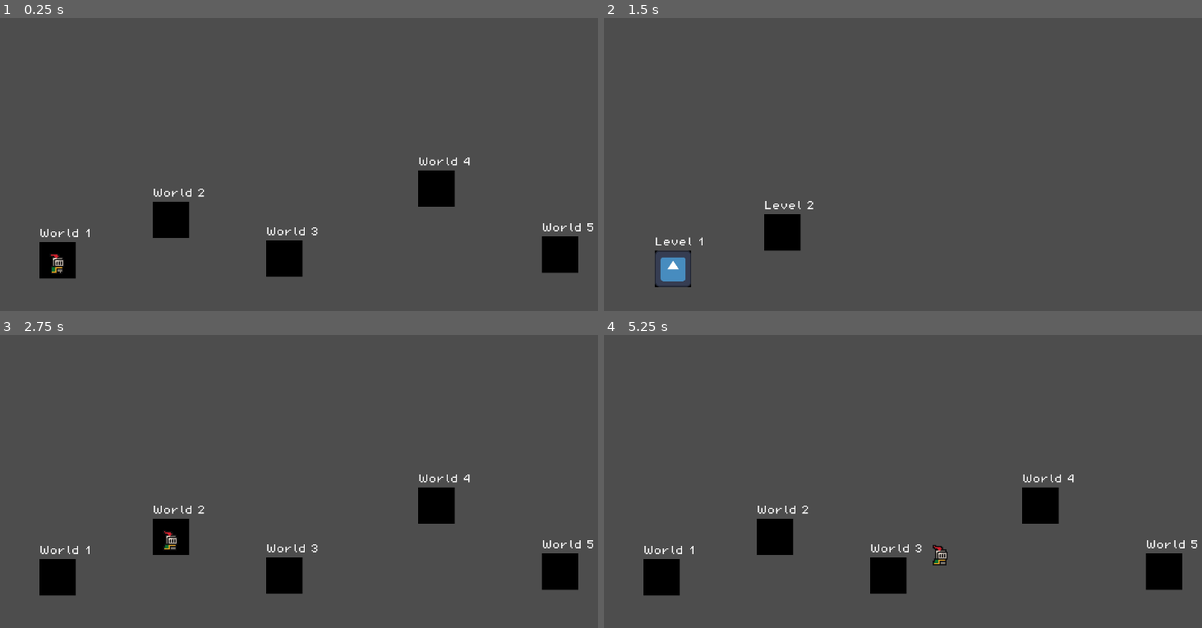
Above: before the commit, frames 1-4 (two rows, left to right).
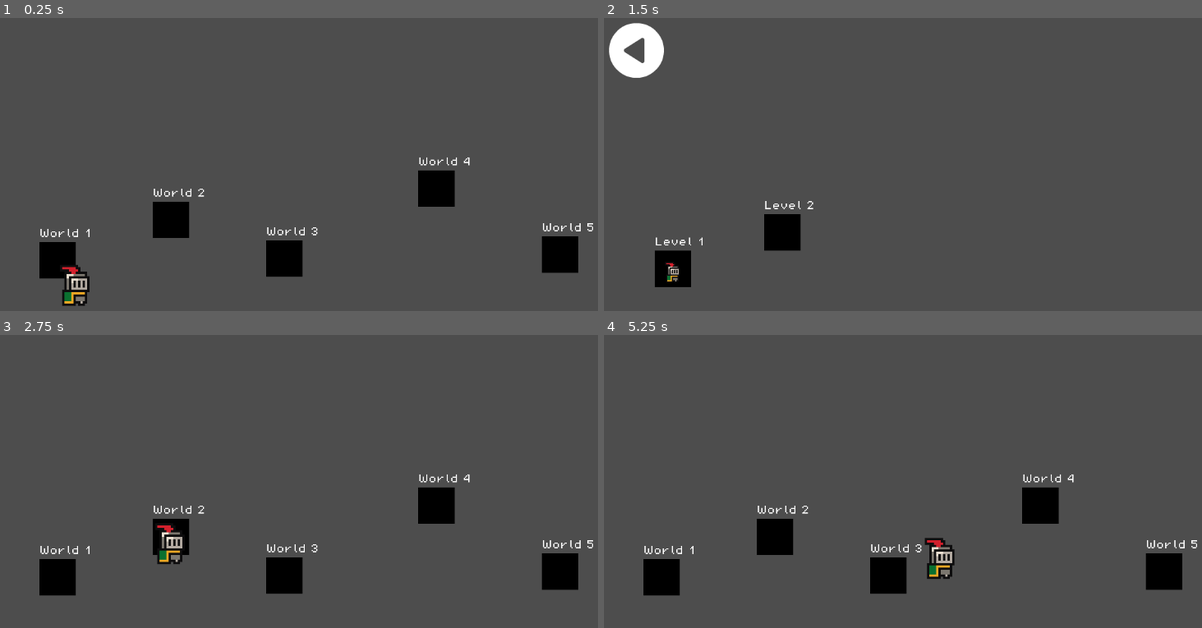
Above: after the commit, the same moments.

Repository: fffan64/first-godot-game
Game: Godot game, scene res://scenes/world_select/world_select.tscn
The game is run twice, just before and just after one commit, with the same random seed, the same clock (stepped at 60 frames per second) and the same inputs. The engine's default icon, where the game draws it, is replaced by a stand-in: a white triangle on a blue panel in a dark square.
Inputs (mouse positions are in pixels of both pictures, inside the frame that each line leads up to):
- Up to frame 1 (0.25 s): no input
- Up to frame 2 (1.5 s): move the mouse to (1052, 161) at 0.52 s; hold Right (move_right) 0.53-1.25 s; hold Shift (dash) 0.53-1.25 s; tap Space (jump) at 0.77, 1.07 s; click (1052, 161) at 0.8 s; drag from (777, 199) to (879, 252) at 1.27 s
- Up to frame 3 (2.75 s): move the mouse to (370, 417) at 2.02 s; hold Left (move_left) from 2.03 s (still down); hold Space (jump) from 2.03 s (still down); click (370, 417) at 2.17 s; tap Shift (dash) at 2.3 s
- Up to frame 4 (5.25 s): release Left (move_left) at 2.75 s; release Space (jump) at 2.75 s; drag from (879, 569) to (711, 440) at 2.77 s; move the mouse to (1106, 551) at 3.52 s; hold Right (move_right) 3.53-4.25 s; hold Space (jump) 3.53-4.25 s; tap 1 (shaderVHS) at 3.6 s; click (1106, 551) at 3.67 s; drag from (711, 440) to (813, 405) at 4.27 s; move the mouse to (944, 496) at 5.02 s; hold Right (move_right) from 5.03 s (still down); hold Shift (dash) from 5.03 s (still down)

The runs differ from the first frame. In frame 1, 0.6% of the frame differs, in the area x 8-15%, y 80-99%; in frame 2, 2.0%, in the area x 0-15%, y 1-92%; in frame 3, 0.4%; in frame 4, 0.5%.

Commit message:
feat: better world and level selection

Diff:
--- a/game_src/project.godot
+++ b/game_src/project.godot
@@ -71,6 +71,11 @@
 "events": [Object(InputEventKey,"resource_local_to_scene":false,"resource_name":"","device":-1,"window_id":0,"alt_press …(182 unchanged characters)…
 ]
 }
+press={
+"deadzone": 0.5,
+"events": [Object(InputEventMouseButton,"resource_local_to_scene":false,"resource_name":"","device":-1,"window_id":0,"alt_pressed":false,"shift_pressed":false,"ctrl_pressed":false,"meta_pressed":false,"button_mask":1,"position":Vector2(161, 19),"global_position":Vector2(165, 60),"factor":1.0,"button_index":1,"canceled":false,"pressed":true,"double_click":false,"script":null)
+]
+}
 
 [rendering]
 
--- a/game_src/scenes/world_select/level_icon.tscn
+++ b/game_src/scenes/world_select/level_icon.tscn
@@ -11,7 +11,10 @@
 gradient = SubResource("Gradient_2lrwr")
 width = 64
 
+[sub_resource type="RectangleShape2D" id="RectangleShape2D_fyfsy"]
+
 [node name="LevelIcon" type="Control"]
+process_mode = 4
 layout_mode = 3
 anchors_preset = 0
 offset_left = 132.0
@@ -27,10 +30,23 @@
 offset_right = 40.0
 theme_override_fonts/font = ExtResource("2_rwiul")
 theme_override_font_sizes/font_size = 16
-text = "World 1"
+text = "Level 1"
 
 [node name="TextureRect" type="TextureRect" parent="."]
 layout_mode = 0
 offset_right = 64.0
 offset_bottom = 64.0
+mouse_filter = 2
 texture = SubResource("GradientTexture1D_myu55")
+
+[node name="Control" type="Control" parent="."]
+anchors_preset = 0
+offset_right = 40.0
+offset_bottom = 40.0
+
+[node name="Button" type="TouchScreenButton" parent="Control"]
+position = Vector2(32, 32)
+scale = Vector2(6, 6)
+shape = SubResource("RectangleShape2D_fyfsy")
+action = "jump"
+visibility_mode = 1
--- a/game_src/scenes/world_select/level_select.tscn
+++ b/game_src/scenes/world_select/level_select.tscn
@@ -4,10 +4,7 @@
 [ext_resource type="PackedScene" uid="uid://bu5yetb4nw650" path="res://scenes/world_select/level_icon.tscn" id="1_tp32g"]
 [ext_resource type="Texture2D" uid="uid://cajbwcjoy46i" path="res://assets/sprites/knight.png" id="3_cjqo2"]
 [ext_resource type="Script" path="res://scripts/animated_texture_rect.gd" id="4_sw7vh"]
-
-[sub_resource type="AtlasTexture" id="AtlasTexture_nl4jx"]
-atlas = ExtResource("3_cjqo2")
-region = Rect2(0, 0, 32, 32)
+[ext_resource type="Texture2D" uid="uid://jd50uvl6nl7m" path="res://assets/sprites/switch_left.png" id="5_8u0hj"]
 
 [sub_resource type="AtlasTexture" id="AtlasTexture_w6hob"]
 atlas = ExtResource("3_cjqo2")
@@ -131,14 +128,24 @@
 next_level_left = NodePath("../5")
 
 [node name="PlayerIcon" type="TextureRect" parent="."]
+layout_mode = 0
 offset_right = 64.0
 offset_bottom = 64.0
+scale = Vector2(2, 2)
 pivot_offset = Vector2(32, 32)
-texture = SubResource("AtlasTexture_nl4jx")
-expand_mode = 2
+mouse_filter = 2
+texture = SubResource("AtlasTexture_w6hob")
 script = ExtResource("4_sw7vh")
 sprites = SubResource("SpriteFrames_q8xkt")
 autoplay = true
 Animation = "default"
 Frame = 0
 "Speed Scale" = 1.0
+
+[node name="TextureButton" type="TouchScreenButton" parent="."]
+position = Vector2(32, 32)
+texture_normal = ExtResource("5_8u0hj")
+action = "dash"
+visibility_mode = 1
+
+[connection signal="pressed" from="TextureButton" to="." method="_on_texture_button_pressed"]
--- a/game_src/scenes/world_select/level_select_2.tscn
+++ b/game_src/scenes/world_select/level_select_2.tscn
@@ -1,8 +1,46 @@
-[gd_scene load_steps=4 format=3 uid="uid://dcyy4clc45qd4"]
+[gd_scene load_steps=11 format=3 uid="uid://dcyy4clc45qd4"]
 
 [ext_resource type="Script" path="res://scripts/level_select.gd" id="1_3v5go"]
 [ext_resource type="PackedScene" uid="uid://bu5yetb4nw650" path="res://scenes/world_select/level_icon.tscn" id="2_7ao5m"]
-[ext_resource type="PackedScene" uid="uid://bgwnx03qnmqoj" path="res://scenes/world_select/player_icon.tscn" id="3_0t0x5"]
+[ext_resource type="Texture2D" uid="uid://cajbwcjoy46i" path="res://assets/sprites/knight.png" id="3_pif2v"]
+[ext_resource type="Script" path="res://scripts/animated_texture_rect.gd" id="4_c7wob"]
+[ext_resource type="Texture2D" uid="uid://jd50uvl6nl7m" path="res://assets/sprites/switch_left.png" id="5_irq55"]
+
+[sub_resource type="AtlasTexture" id="AtlasTexture_w6hob"]
+atlas = ExtResource("3_pif2v")
+region = Rect2(0, 0, 32, 32)
+
+[sub_resource type="AtlasTexture" id="AtlasTexture_depus"]
+atlas = ExtResource("3_pif2v")
+region = Rect2(32, 0, 32, 32)
+
+[sub_resource type="AtlasTexture" id="AtlasTexture_ltn7h"]
+atlas = ExtResource("3_pif2v")
+region = Rect2(64, 0, 32, 32)
+
+[sub_resource type="AtlasTexture" id="AtlasTexture_rmyrl"]
+atlas = ExtResource("3_pif2v")
+region = Rect2(96, 0, 32, 32)
+
+[sub_resource type="SpriteFrames" id="SpriteFrames_f2i5n"]
+animations = [{
+"frames": [{
+"duration": 1.0,
+"texture": SubResource("AtlasTexture_w6hob")
+}, {
+"duration": 1.0,
+"texture": SubResource("AtlasTexture_depus")
+}, {
+"duration": 1.0,
+"texture": SubResource("AtlasTexture_ltn7h")
+}, {
+"duration": 1.0,
+"texture": SubResource("AtlasTexture_rmyrl")
+}],
+"loop": true,
+"name": &"default",
+"speed": 15.0
+}]
 
 [node name="LevelSelect" type="Control"]
 layout_mode = 3
@@ -18,19 +56,33 @@
 offset_top = 448.0
 offset_right = 192.0
 offset_bottom = 512.0
-next_scene_path = null
 next_level_right = NodePath("../2")
 
-[node name="2" parent="." node_paths=PackedStringArray("next_level_up", "next_level_left", "next_level_right") instance=ExtResource("2_7ao5m")]
+[node name="2" parent="." node_paths=PackedStringArray("next_level_left") instance=ExtResource("2_7ao5m")]
 offset_left = 320.0
 offset_top = 384.0
 offset_right = 384.0
 offset_bottom = 448.0
 level_name = "2"
-next_scene_path = null
-next_level_up = NodePath("")
 next_level_left = NodePath("../1")
-next_level_right = NodePath("")
 
-[node name="PlayerIcon" parent="." instance=ExtResource("3_0t0x5")]
+[node name="PlayerIcon" type="TextureRect" parent="."]
 layout_mode = 0
+offset_right = 64.0
+offset_bottom = 64.0
+pivot_offset = Vector2(32, 32)
+mouse_filter = 2
+texture = SubResource("AtlasTexture_w6hob")
+expand_mode = 2
+script = ExtResource("4_c7wob")
+sprites = SubResource("SpriteFrames_f2i5n")
+autoplay = true
+Animation = "default"
+Frame = 0
+"Speed Scale" = 1.0
+
+[node name="TextureButton" type="TouchScreenButton" parent="."]
+position = Vector2(32, 32)
+texture_normal = ExtResource("5_irq55")
+action = "dash"
+visibility_mode = 1
--- a/game_src/scenes/world_select/world_icon.tscn
+++ b/game_src/scenes/world_select/world_icon.tscn
@@ -1,7 +1,8 @@
-[gd_scene load_steps=5 format=3 uid="uid://b7xv5el5incc"]
+[gd_scene load_steps=7 format=3 uid="uid://b7xv5el5incc"]
 
 [ext_resource type="Script" path="res://scripts/world_icon.gd" id="1_4h7ba"]
 [ext_resource type="FontFile" uid="uid://dam3qndfjagyb" path="res://assets/fonts/PixelOperator8.ttf" id="1_rvssp"]
+[ext_resource type="PackedScene" uid="uid://d2lev4hrwxw3u" path="res://scenes/world_select/level_select.tscn" id="2_evr1k"]
 
 [sub_resource type="Gradient" id="Gradient_2lrwr"]
 offsets = PackedFloat32Array(0)
@@ -11,18 +12,22 @@
 gradient = SubResource("Gradient_2lrwr")
 width = 64
 
+[sub_resource type="RectangleShape2D" id="RectangleShape2D_o4dfr"]
+
 [node name="WorldIcon" type="Control"]
+process_mode = 4
 layout_mode = 3
 anchors_preset = 0
 offset_right = 64.0
 offset_bottom = 64.0
 pivot_offset = Vector2(32, 32)
 script = ExtResource("1_4h7ba")
+level_select_packed = ExtResource("2_evr1k")
 
 [node name="Label" type="Label" parent="."]
 layout_mode = 0
 offset_top = -23.0
-offset_right = 40.0
+offset_right = 92.0
 theme_override_fonts/font = ExtResource("1_rvssp")
 theme_override_font_sizes/font_size = 16
 text = "World 1"
@@ -31,4 +36,18 @@
 layout_mode = 0
 offset_right = 64.0
 offset_bottom = 64.0
+mouse_filter = 2
 texture = SubResource("GradientTexture1D_myu55")
+
+[node name="Control" type="Control" parent="."]
+layout_mode = 1
+anchors_preset = 0
+offset_right = 64.0
+offset_bottom = 64.0
+
+[node name="Button" type="TouchScreenButton" parent="Control"]
+position = Vector2(32, 32)
+scale = Vector2(6, 6)
+shape = SubResource("RectangleShape2D_o4dfr")
+action = "jump"
+visibility_mode = 1
--- a/game_src/scenes/world_select/world_select.tscn
+++ b/game_src/scenes/world_select/world_select.tscn
@@ -1,8 +1,7 @@
-[gd_scene load_steps=12 format=3 uid="uid://ctqw23nwrtrnv"]
+[gd_scene load_steps=11 format=3 uid="uid://ctqw23nwrtrnv"]
 
 [ext_resource type="Script" path="res://scripts/world_select.gd" id="1_mhxpq"]
 [ext_resource type="PackedScene" uid="uid://b7xv5el5incc" path="res://scenes/world_select/world_icon.tscn" id="1_mu24f"]
-[ext_resource type="PackedScene" uid="uid://d2lev4hrwxw3u" path="res://scenes/world_select/level_select.tscn" id="3_po0g0"]
 [ext_resource type="PackedScene" uid="uid://dcyy4clc45qd4" path="res://scenes/world_select/level_select_2.tscn" id="4_8tes3"]
 [ext_resource type="Texture2D" uid="uid://cajbwcjoy46i" path="res://assets/sprites/knight.png" id="5_ifq1d"]
 [ext_resource type="Script" path="res://scripts/animated_texture_rect.gd" id="6_xqe6l"]
@@ -57,7 +56,6 @@
 offset_top = 433.0
 offset_right = 172.0
 offset_bottom = 497.0
-level_select_packed = ExtResource("3_po0g0")
 
 [node name="WorldIcon2" parent="." instance=ExtResource("1_mu24f")]
 offset_left = 307.0
@@ -73,7 +71,6 @@
 offset_right = 570.0
 offset_bottom = 494.0
 world_index = 3
-level_select_packed = ExtResource("3_po0g0")
 
 [node name="WorldIcon4" parent="." instance=ExtResource("1_mu24f")]
 offset_left = 773.0
@@ -81,7 +78,6 @@
 offset_right = 837.0
 offset_bottom = 371.0
 world_index = 4
-level_select_packed = ExtResource("3_po0g0")
 
 [node name="WorldIcon5" parent="." instance=ExtResource("1_mu24f")]
 offset_left = 990.0
@@ -89,13 +85,14 @@
 offset_right = 1054.0
 offset_bottom = 487.0
 world_index = 5
-level_select_packed = ExtResource("3_po0g0")
 
 [node name="PlayerIcon" type="TextureRect" parent="."]
 layout_mode = 0
 offset_right = 64.0
 offset_bottom = 64.0
+scale = Vector2(2, 2)
 pivot_offset = Vector2(32, 32)
+mouse_filter = 2
 texture = SubResource("AtlasTexture_w6hob")
 expand_mode = 2
 script = ExtResource("6_xqe6l")
--- a/game_src/scripts/animated_texture_rect.gd
+++ b/game_src/scripts/animated_texture_rect.gd
@@ -27,6 +27,9 @@
 func _exit_tree():
 	playing = false
 	paused = false
+
+func _enter_tree():
+	_ready()
 
 func _get_property_list():
 	var properties = []
--- a/game_src/scripts/level_icon.gd
+++ b/game_src/scripts/level_icon.gd
@@ -10,6 +10,7 @@
 @export var next_level_right: LevelIcon
 
 func _ready():
+	process_mode = Node.PROCESS_MODE_DISABLED
 	$Label.text = "Level " + str(level_name)
 
 
--- a/game_src/scripts/level_select.gd
+++ b/game_src/scripts/level_select.gd
@@ -5,24 +5,82 @@
 var parent_world_select: Node
 var move_tween: Tween
 
+var lengthSwipe = 80
+var startPosSwipe: Vector2
+var curPosSwipe: Vector2
+var swiping = false
+
+var thresholdSwipe = 10
+
 func _ready():
 	$PlayerIcon.global_position = current_level.global_position
+	current_level.process_mode = Node.PROCESS_MODE_INHERIT
+
+func _process(delta):
+	if Input.is_action_just_pressed("press"):
+		if !swiping:
+			swiping = true
+			startPosSwipe = get_global_mouse_position()
+	if Input.is_action_pressed("press"):
+		if swiping:
+			curPosSwipe = get_global_mouse_position()
+			if startPosSwipe.distance_to(curPosSwipe) >= lengthSwipe:
+				var bDirRight = startPosSwipe.x - curPosSwipe.x < 0
+				var bDirDown = startPosSwipe.y - curPosSwipe.y < 0
+				if abs(startPosSwipe.y - curPosSwipe.y) <= thresholdSwipe:
+					if bDirRight:
+						print_debug("Horizontal Swipe Right !")
+						var event = InputEventAction.new()
+						event.action = "move_right"
+						event.pressed = true
+						Input.parse_input_event(event)
+					else:
+						print_debug("Horizontal Swipe Left !")
+						var event = InputEventAction.new()
+						event.action = "move_left"
+						event.pressed = true
+						Input.parse_input_event(event)
+					swiping = false
+				elif abs(startPosSwipe.x - curPosSwipe.x) <= thresholdSwipe:
+					if bDirDown:
+						print_debug("Vertical Swipe Down !")
+						var event = InputEventAction.new()
+						event.action = "move_down"
+						event.pressed = true
+						Input.parse_input_event(event)
+					else:
+						print_debug("Vertical Swipe Up !")
+						var event = InputEventAction.new()
+						event.action = "move_up"
+						event.pressed = true
+						Input.parse_input_event(event)
+					swiping = false
+	else:
+		swiping = false
 
 func _input(event):
 	if move_tween and move_tween.is_running():
 		return
 
 	if event.is_action_pressed("move_left") and current_level.next_level_left:
+		current_level.process_mode = Node.PROCESS_MODE_DISABLED
 		current_level = current_level.next_level_left
+		current_level.process_mode = Node.PROCESS_MODE_INHERIT
 		tween_icon()
 	if event.is_action_pressed("move_right") and current_level.next_level_right:
+		current_level.process_mode = Node.PROCESS_MODE_DISABLED
 		current_level = current_level.next_level_right
+		current_level.process_mode = Node.PROCESS_MODE_INHERIT
 		tween_icon()
 	if event.is_action_pressed("move_up") and current_level.next_level_up:
+		current_level.process_mode = Node.PROCESS_MODE_DISABLED
 		current_level = current_level.next_level_up
+		current_level.process_mode = Node.PROCESS_MODE_INHERIT
 		tween_icon()
 	if event.is_action_pressed("move_down") and current_level.next_level_down:
+		current_level.process_mode = Node.PROCESS_MODE_DISABLED
 		current_level = current_level.next_level_down
+		current_level.process_mode = Node.PROCESS_MODE_INHERIT
 		tween_icon()
 
 	if event.is_action_pressed("dash"):
@@ -36,4 +94,11 @@
 
 func tween_icon():
 	move_tween = get_tree().create_tween()
-	move_tween.tween_property($PlayerIcon, "global_position", current_level.global_position, 0.5).set_trans(Tween.TRANS_SINE)
+	move_tween.tween_property($PlayerIcon, "position", current_level.global_position, 0.5).set_trans(Tween.TRANS_SINE)
+
+
+func _on_texture_button_pressed():
+	var event = InputEventAction.new()
+	event.action = "dash"
+	event.pressed = true
+	Input.parse_input_event(event)
--- a/game_src/scripts/world_icon.gd
+++ b/game_src/scripts/world_icon.gd
@@ -6,6 +6,7 @@
 @onready var level_select_scene: LevelSelect = level_select_packed.instantiate()
 
 func _ready():
+	process_mode = Node.PROCESS_MODE_DISABLED
 	$Label.text = "World " + str(world_index)
 
 
--- a/game_src/scripts/world_select.gd
+++ b/game_src/scripts/world_select.gd
@@ -4,19 +4,73 @@
 var current_world: int = 0
 var move_tween: Tween
 
+var lengthSwipe = 80
+var startPosSwipe: Vector2
+var curPosSwipe: Vector2
+var swiping = false
+
+var thresholdSwipe = 10
+
 func _ready():
 	$PlayerIcon.global_position = worlds[current_world].global_position
+	(worlds[current_world] as Control).process_mode = Node.PROCESS_MODE_INHERIT
+
+func _process(delta):
+	if Input.is_action_just_pressed("press"):
+		if !swiping:
+			swiping = true
+			startPosSwipe = get_global_mouse_position()
+	if Input.is_action_pressed("press"):
+		if swiping:
+			curPosSwipe = get_global_mouse_position()
+			if startPosSwipe.distance_to(curPosSwipe) >= lengthSwipe:
+				var bDirRight = startPosSwipe.x - curPosSwipe.x < 0
+				var bDirDown = startPosSwipe.y - curPosSwipe.y < 0
+				if abs(startPosSwipe.y - curPosSwipe.y) <= thresholdSwipe:
+					if bDirRight:
+						print_debug("Horizontal Swipe Right !")
+						var event = InputEventAction.new()
+						event.action = "move_right"
+						event.pressed = true
+						Input.parse_input_event(event)
+					else:
+						print_debug("Horizontal Swipe Left !")
+						var event = InputEventAction.new()
+						event.action = "move_left"
+						event.pressed = true
+						Input.parse_input_event(event)
+					swiping = false
+				elif abs(startPosSwipe.x - curPosSwipe.x) <= thresholdSwipe:
+					if bDirDown:
+						print_debug("Vertical Swipe Down !")
+						var event = InputEventAction.new()
+						event.action = "move_down"
+						event.pressed = true
+						Input.parse_input_event(event)
+					else:
+						print_debug("Vertical Swipe Up !")
+						var event = InputEventAction.new()
+						event.action = "move_up"
+						event.pressed = true
+						Input.parse_input_event(event)
+					swiping = false
+	else:
+		swiping = false
 
 func _input(event):
 	if move_tween and move_tween.is_running():
 		return
 
 	if event.is_action_pressed("move_left") and current_world > 0:
+		(worlds[current_world] as Control).process_mode = Node.PROCESS_MODE_DISABLED
 		current_world -= 1
+		(worlds[current_world] as Control).process_mode = Node.PROCESS_MODE_INHERIT
 		tween_icon()
 
 	if event.is_action_pressed("move_right") and current_world < worlds.size() - 1:
+		(worlds[current_world] as Control).process_mode = Node.PROCESS_MODE_DISABLED
 		current_world += 1
+		(worlds[current_world] as Control).process_mode = Node.PROCESS_MODE_INHERIT
 		tween_icon()
 
 	if event.is_action_pressed("jump"):
@@ -28,4 +82,4 @@
 
 func tween_icon():
 	move_tween = get_tree().create_tween()
-	move_tween.tween_property($PlayerIcon, "global_position", worlds[current_world].global_position, 0.5).set_trans(Tween.TRANS_SINE)
+	move_tween.tween_property($PlayerIcon, "position", worlds[current_world].global_position, 0.5).set_trans(Tween.TRANS_SINE)
Binary file added: game_src/assets/sprites/switch_left.png
Not shown, added: game_src/assets/sprites/switch_left.png.import
Not shown: 1 places in game_src/scenes/world_select/level_icon.tscn that only renumber resources
